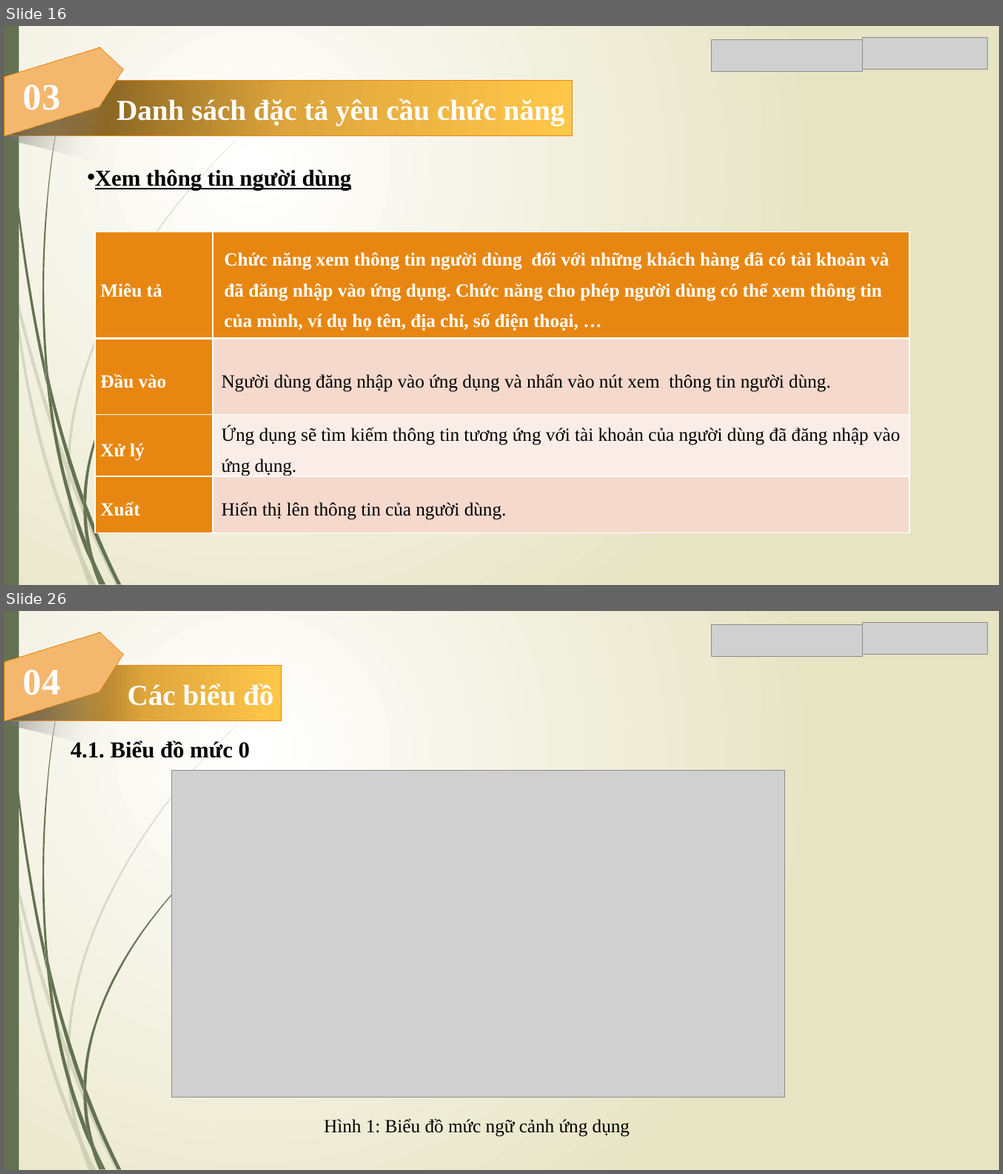
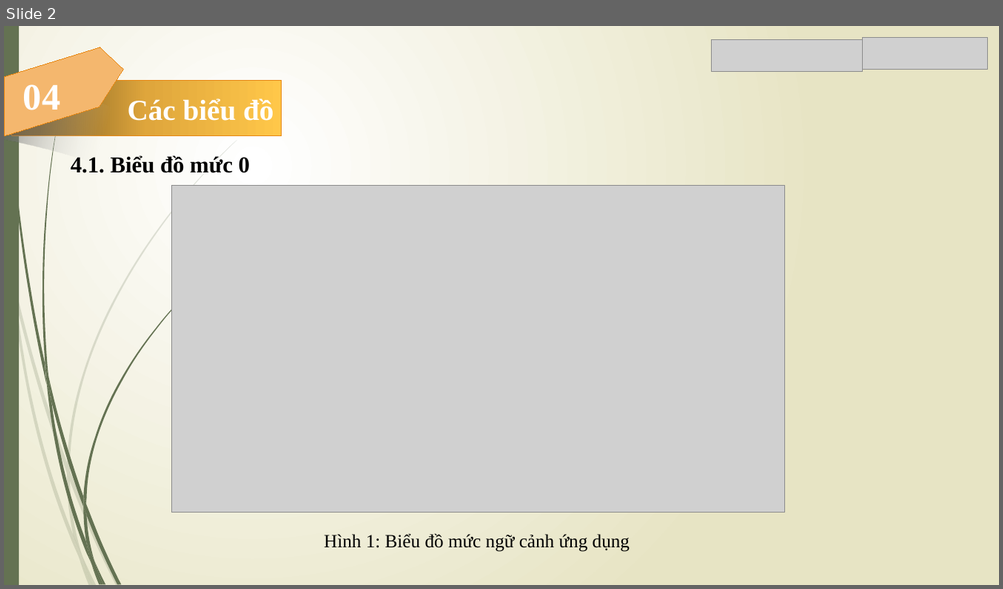
Before and after one commit to Trong-Nhan/Do_An_Ky_Cuoi, a slide deck: Slide Đồ Án.pptx. Shown one above the other, each under a label of ours: slides 16 and 26 before the commit, slide 2 after it; the slides between them are not shown. The pictures are 1003x1174 and 1003x589 pixels, drawn with LibreOffice and Linux fonts; fonts in the diff are those of the drawing; grey boxes stand for pictures. Boxes give left, top, right and bottom in pixels: in the first picture for what was removed or moved away, otherwise in the second. Text is boxed around its words. In the diff, an @@ line names an element or a change of style, - is before the commit and + after.

```diff
--- a/Slide Đồ Án.pptx
+++ b/Slide Đồ Án.pptx
@@ slide 16 removed at [4,26,999,585], background gradient #FFFFFF to #E8E6C4; not listed: 24 template elements that a slide beside it also shows @@
@@ freeform shape removed at [4,47,123,136] @@
@@ picture removed at [711,39,862,72] @@
@@ picture removed at [862,38,988,70] @@
@@ freeform shape removed at [4,86,179,192] @@
@@ rectangle removed at [12,81,572,136] @@
-Danh sách đặc tả yêu cầu chức năng
@@ text removed at [23,84,60,110] @@
-03
@@ text removed at [95,170,352,190] @@
-• Xem thông tin người dùng
@@ table removed at [95,232,910,539], 4 rows, 2 columns @@
-Miêu tả | Chức năng xem thông tin người dùng đối với những khách hàng đã có tài khoản và đã đăng nhập vào ứng dụng. Chức năng cho phép người dùng có thể xem thông tin của mình, ví dụ họ tên, địa chỉ, số điện thoại, …
-Đầu vào | Người dùng đăng nhập vào ứng dụng và nhấn vào nút xem thông tin người dùng.
-Xử lý | Ứng dụng sẽ tìm kiếm thông tin tương ứng với tài khoản của người dùng đã đăng nhập vào ứng dụng.
-Xuất | Hiển thị lên thông tin của người dùng.
@@ what was slide 26 is now slide 2 @@
```
Also in this commit, not shown: 48 other slides removed, 2 other files.
